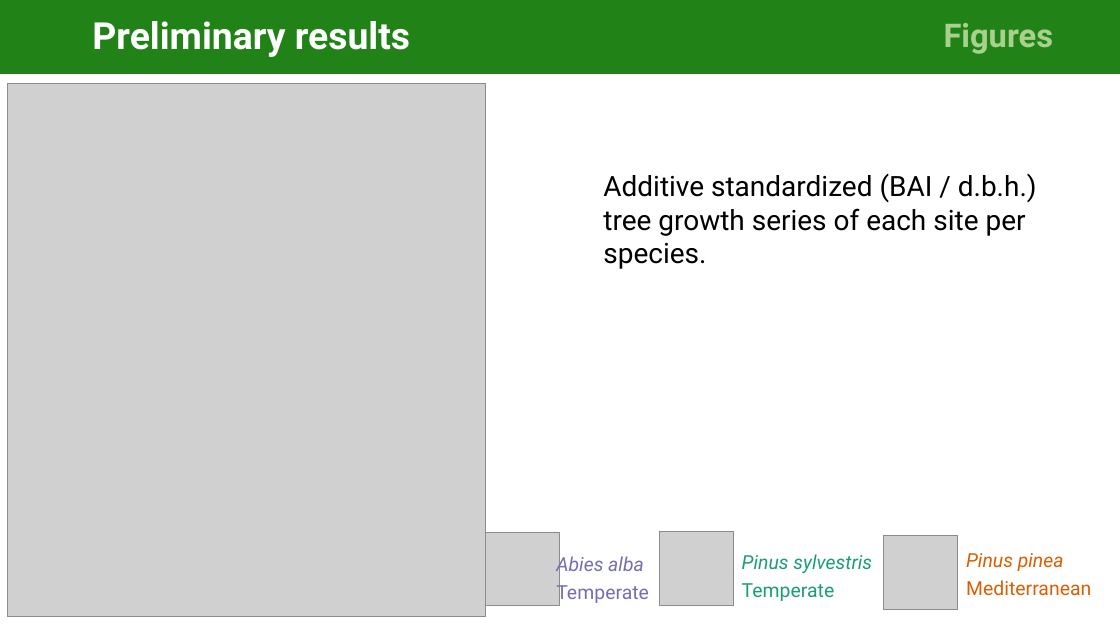
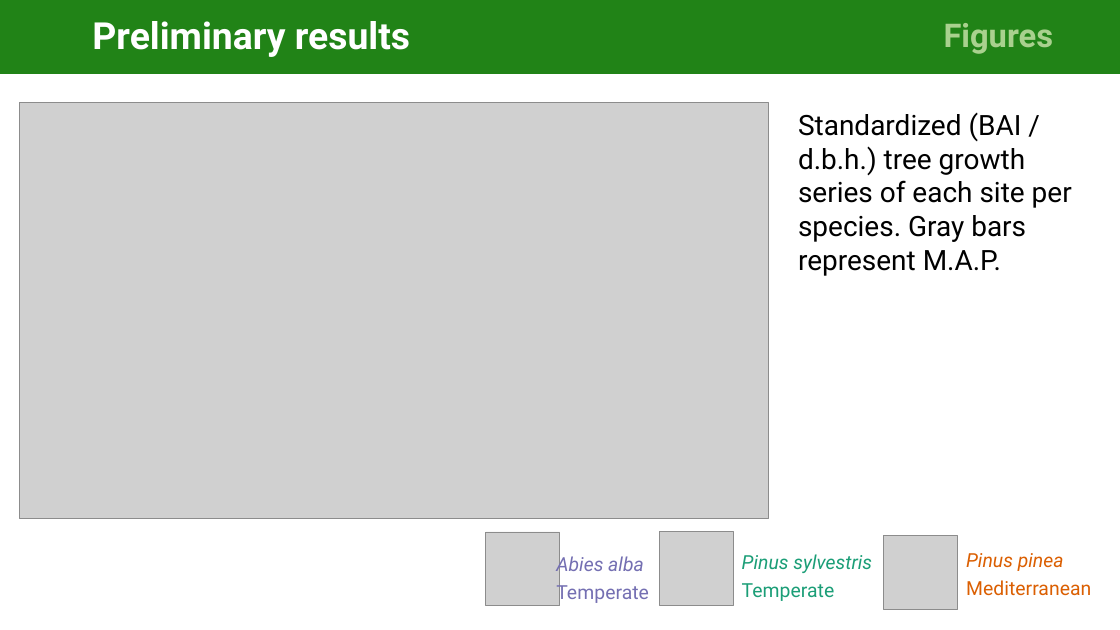
Before and after one commit to cris-fernandez/Tesis_Individuo, a slide deck: slide 11 of 06_ppts/exploratory_analysis_figures_v2-CFB.pptx (slide 10 before the commit). Drawn at 1120x630 pixels with LibreOffice and Linux fonts; fonts in the diff are those of the drawing; grey boxes stand for pictures. Boxes give left, top, right and bottom in pixels: in the first picture for what was removed or moved away, otherwise in the second. Text is boxed around its words. In the diff, an @@ line names an element or a change of style, - is before the commit and + after.

```diff
--- a/06_ppts/exploratory_analysis_figures_v2-CFB.pptx
+++ b/06_ppts/exploratory_analysis_figures_v2-CFB.pptx
@@ picture: place and size @@
-picture at [8, 83, 486, 617]
+picture at [19, 103, 769, 518]
@@ text at [798, 112, 1072, 276]: text changed @@
-  Additive standardized (BAI / d.b.h.) tree growth series of each site per species.
+  Standardized (BAI / d.b.h.) tree growth series of each site per species. Gray bars represent M.A.P.
```
Also in this commit, not shown: 4 other slides changed, 6 slides added, 2 slides removed.
